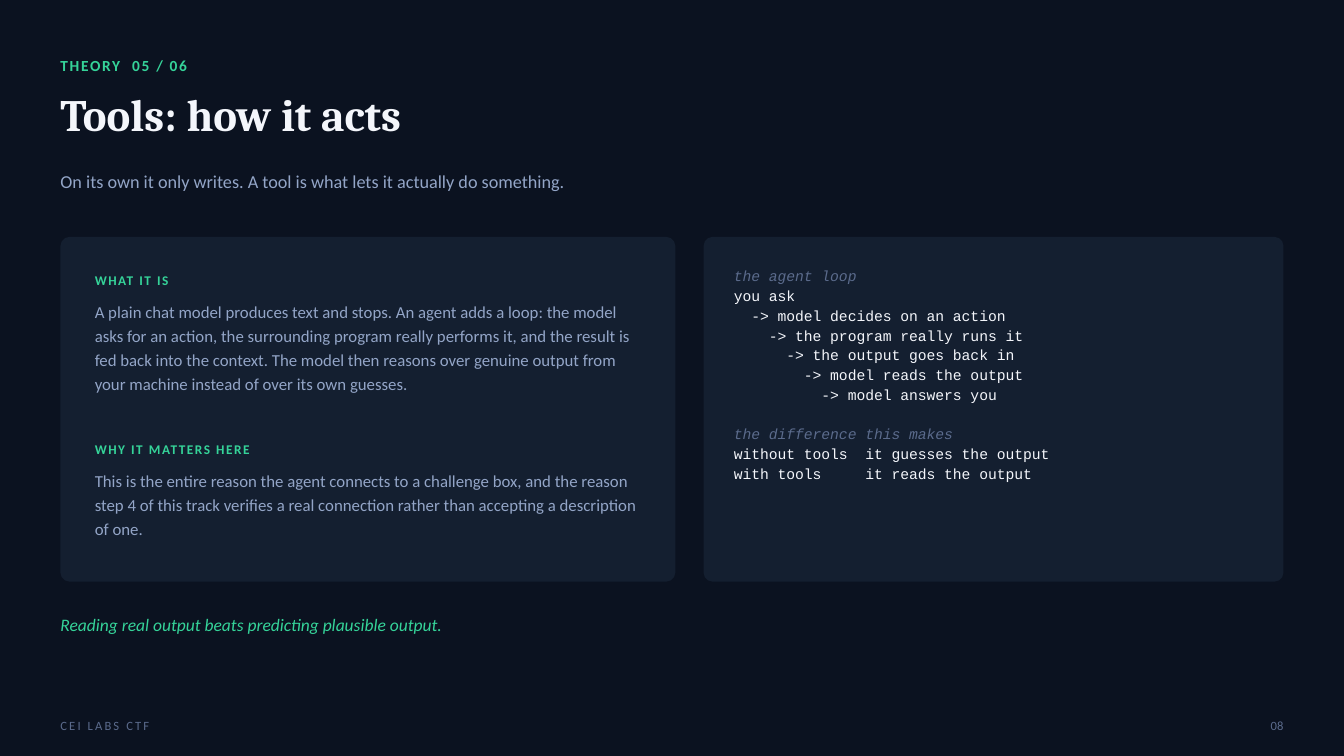
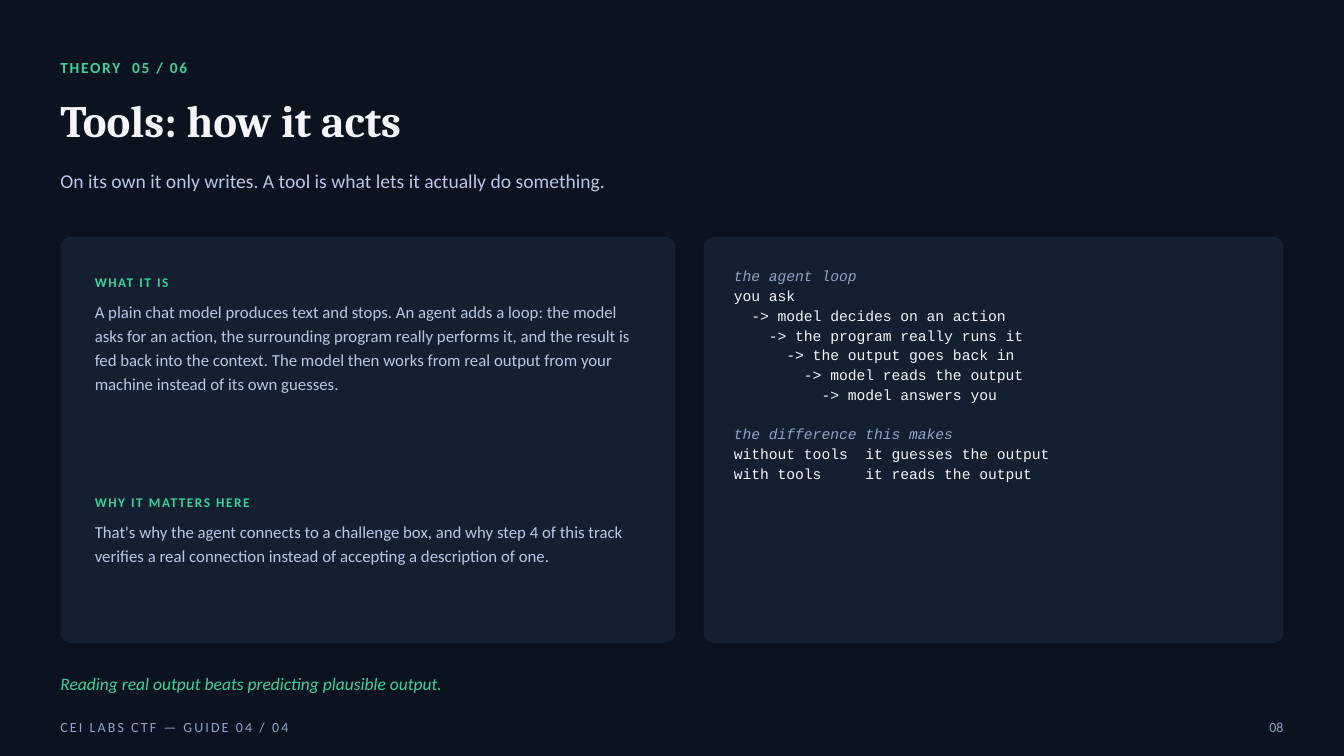
Before and after one commit to stoptalkingishh/cei-labs-event, a slide deck: slide 8 of presentation/game-guides/CEI-Labs-Game-Guide-04-AI-Copilot.pptx. Drawn at 1344x756 pixels with LibreOffice and Linux fonts; fonts in the diff are those of the drawing. Boxes give left, top, right and bottom in pixels: in the first picture for what was removed or moved away, otherwise in the second. Text is boxed around its words. In the diff, an @@ line names an element or a change of style, - is before the commit and + after.

```diff
--- a/presentation/game-guides/CEI-Labs-Game-Guide-04-AI-Copilot.pptx
+++ b/presentation/game-guides/CEI-Labs-Game-Guide-04-AI-Copilot.pptx
@@ text "On its own it only ..." at bbox=[60, 174, 605, 192]: size 13 to 14 pt, text colour #93A5C7 to #B8C7E4 @@
@@ rounded rectangle: place and size @@
-rounded rectangle at bbox=[60, 237, 676, 582]
+rounded rectangle at bbox=[60, 237, 676, 643]
@@ rounded rectangle: place and size @@
-rounded rectangle at bbox=[704, 237, 1284, 582]
+rounded rectangle at bbox=[704, 237, 1284, 643]
@@ text at bbox=[734, 271, 953, 439]: text colour #5B6B8C to #8FA3C8 in "the agent loop", "the difference this makes" @@
@@ text at bbox=[95, 306, 629, 393]: text changed; text colour #93A5C7 to #B8C7E4 @@
-A plain chat model produces text and stops. An agent adds a loop: the model asks for an action, the surrounding program really performs it, and the result is fed back into the context. The model then reasons over genuine output from your machine instead of over its own guesses.
+A plain chat model produces text and stops. An agent adds a loop: the model asks for an action, the surrounding program really performs it, and the result is fed back into the context. The model then works from real output from your machine instead of its own guesses.
@@ text "WHY IT MATTERS HERE": place and size @@
-text "WHY IT MATTERS HERE" at bbox=[95, 437, 641, 463]
+text "WHY IT MATTERS HERE" at bbox=[95, 487, 641, 513]
@@ text at bbox=[95, 526, 622, 565]: text changed; text colour #93A5C7 to #B8C7E4 @@
-This is the entire reason the agent connects to a challenge box, and the reason step 4 of this track verifies a real connection rather than accepting a description of one.
+That's why the agent connects to a challenge box, and why step 4 of this track verifies a real connection instead of accepting a description of one.
@@ line spacing 1 to 1.2 in 5 elements at bbox=[60, 50, 1284, 81], bbox=[60, 106, 401, 138], bbox=[95, 267, 641, 293], bbox=[95, 487, 641, 513], bbox=[60, 678, 442, 693] @@
@@ text "Reading real output beats predicting ...": place and size @@
-text "Reading real output beats predicting ..." at bbox=[60, 619, 442, 634]
+text "Reading real output beats predicting ..." at bbox=[60, 678, 442, 693]
@@ text "08" at bbox=[1269, 722, 1283, 732]: size 9 to 10 pt, text colour #5B6B8C to #8FA3C8; line spacing 1 to 1.2 @@
@@ text at bbox=[60, 723, 288, 732]: text changed; size 9 to 10 pt; text colour #5B6B8C to #8FA3C8 @@
-CEI LABS CTF
+CEI LABS CTF — GUIDE 04 / 04
```
Also in this commit, not shown: 11 other slides changed, 2 other files.
